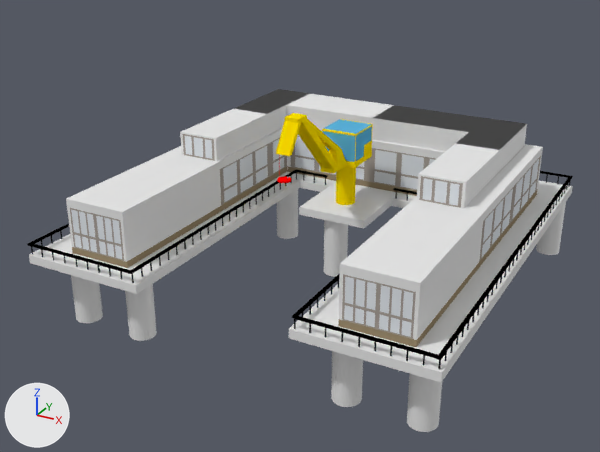
The Blender file image_source/blender/Port.blend as it was, and as the next commit left it.
Both versions are drawn from a 50 mm lens placed at (37.0, -51.9, 26.5), pointed at (8.1, 0.7, 0.2). The lights are fixed; the arrows at lower left show +X, +Y and +Z.

Script lines for the objects in view, before the commit:
```python
ob_cube = bpy.data.objects.new('Cube', me_cube)
ob_cube.location = (-3.99, 0.0, 0.38)
ob_cube.scale = (0.119, 0.2, 0.348)
ob_cube_001 = bpy.data.objects.new('Cube.001', me_cube_003)
ob_cube_001.location = (9.12, 3.26, -0.12)
ob_cube_001.scale = (15.8, 16.7, 0.337)
ob_cylinder = bpy.data.objects.new('Cylinder', me_cylinder_003)
ob_cylinder.location = (0.98, -10.61, -2.96)
ob_cylinder.scale = (1.0, 1.0, 2.72)
ob_cylinder_001 = bpy.data.objects.new('Cylinder.001', me_cylinder_005)
ob_cylinder_001.location = (17.78, -10.61, -2.96)
ob_cylinder_001.scale = (1.0, 1.0, 2.72)
ob_cylinder_004 = bpy.data.objects.new('Cylinder.004', me_cylinder_008)
ob_cylinder_004.location = (-4.21, -10.62, -2.96)
ob_cylinder_004.scale = (1.0, 1.0, 2.72)
ob_cylinder_005 = bpy.data.objects.new('Cylinder.005', me_cylinder_009)
ob_cylinder_005.location = (23.07, -10.61, -2.96)
ob_cylinder_005.scale = (1.0, 1.0, 2.72)
ob_cylinder_008 = bpy.data.objects.new('Cylinder.008', me_cylinder_012)
ob_cylinder_008.location = (8.89, 5.49, -2.96)
ob_cylinder_008.scale = (1.0, 1.0, 2.72)
ob_cylinder_131 = bpy.data.objects.new('Cylinder.131', me_cylinder_135)
ob_cylinder_131.location = (10.69, 19.7, 0.6)
ob_cylinder_131.scale = (0.05, 0.05, 0.477)
# also in view: 'Cylinder.002' at (23.8, 18.4, -3.0); 'Cylinder.010' at (9.0, 2.4, 4.7); 'Cylinder.006' at (1.5, 10.2, -3.0)
```
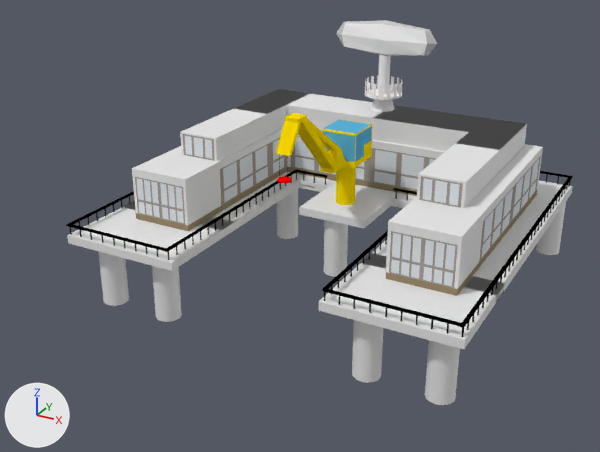
The newer file is also rescaled (x0.966), turned or shifted as a whole; pictures and numbers use the older file's frame.

Where the change shows, as pixel boxes (x1, y1, x2, y2) in the pictures (600 x 452 px; the box of a moved part takes in the faces that stretch with it):
'Cube', reshaped (14% narrower, 20% shorter)
    before: (66, 89, 543, 347)
    after: (132, 89, 543, 296)
'Cube.001', reshaped (7% narrower, 16% shorter)
    before: (29, 172, 573, 382)
    after: (67, 172, 573, 349)
'Cylinder.131', reshaped (7% narrower, 16% shorter)
    before: (27, 170, 573, 370)
    after: (66, 170, 573, 337)
'Cylinder.005', moved
    before: (407, 374, 442, 432)
    after: (425, 340, 460, 405)
'Cylinder.001', moved
    before: (331, 351, 363, 407)
    after: (352, 320, 383, 382)
'Cube.002', added
    after: (336, 20, 437, 56)
'Cylinder', moved
    before: (125, 284, 157, 341)
    after: (152, 266, 182, 322)
'Cylinder.004', moved
    before: (71, 275, 103, 323)
    after: (98, 251, 129, 306)
'Cylinder.009', added
    after: (365, 54, 403, 112)
part 1 of me_cylinder_135, moved or reshaped
    before: (28, 243, 131, 273)
    after: (67, 224, 168, 251)
part 2 of me_cylinder_135, moved or reshaped
    before: (295, 316, 438, 358)
    after: (325, 289, 461, 326)
part 3 of me_cylinder_135, moved or reshaped
    before: (292, 273, 340, 329)
    after: (322, 230, 388, 301)
part 4 of me_cylinder_135, moved or reshaped
    before: (437, 176, 573, 370)
    after: (460, 176, 573, 337)
part 5 of me_cylinder_135, moved or reshaped
    before: (27, 223, 69, 254)
    after: (66, 191, 134, 234)
part 6 of me_cylinder_135, moved or reshaped
    before: (128, 170, 297, 274)
    after: (164, 170, 297, 252)
part 7 of me_cube_003, moved or reshaped
    before: (289, 284, 496, 382)
    after: (319, 253, 505, 349)
part 8 of me_cube_003, moved or reshaped
    before: (29, 181, 300, 294)
    after: (67, 181, 300, 271)
part 9 of me_cube_003, moved or reshaped
    before: (136, 183, 314, 294)
    after: (171, 183, 314, 271)
part 10 of me_cube, moved or reshaped
    before: (338, 199, 484, 347)
    after: (386, 199, 484, 296)
part 11 of me_cube, moved or reshaped
    before: (66, 152, 221, 268)
    after: (132, 152, 221, 231)

The change, as a list of edits to the scene's bpy script:
```text
Change me_cylinder_135:
    used by ob_cylinder_131; location = (10.69, 19.7, 0.6); scale = (0.05, 0.05, 0.477)
    remove me_cylinder_135.from_pydata(...)  # 11160 vertices, 16182 faces; spans x -348.0..282.0, y -663.0..7.0, z -1.0..1.0
    add me_cylinder_135.from_pydata(...)  # 11160 vertices, 16182 faces; spans x -348.0..282.0, y -583.0..7.0, z -1.0..1.0
    me_cylinder_135 part 1: the loose piece of 8 vertices spanning x -346.0..-160.0, y -663.0..-658.0, z 1.0 is moved by (0.0, 80.0, 0.0)
    me_cylinder_135 part 2: the loose piece of 8 vertices spanning x 95.0..276.0, y -662.0..-657.0, z 1.0 is moved by (0.0, 80.0, 0.0)
    me_cylinder_135 part 3: 598 of the vertices in x 90.0..95.0, y -660.0..-497.0, z -1.0..1.0 are moved by (0.0, 80.0, 0.0)
    me_cylinder_135 part 4: all 598 vertices in x 277.0..282.0, y -663.0..-497.0, z -1.0..1.0 are moved by (0.0, 80.0, 0.0)
    me_cylinder_135 part 5: 598 of the vertices in x -348.0..-343.0, y -663.0..-497.0, z -1.0..1.0 are moved by (0.0, 80.0, 0.0)
    me_cylinder_135 part 6: 4 of 11160 vertices moved; they spanned x -162.0..-157.0, y -663.0, z 1.0 and now span x -162.0..-157.0, y -583.0, z 1.0; mean shift (0.0, 80.0, 0.0); largest move (-157.0, -663.0, 1.0) -> (-157.0, -583.0, 1.0)
Change me_cube_003:
    where me_cube_003.from_pydata(...)  # 1454 vertices, 1414 faces; spans x -1.0..1.0, y -1.0..1.0, z -1.0..1.0
    used by ob_cube_001; location = (9.12, 3.26, -0.12); scale = (15.8, 16.7, 0.337)
    me_cube_003 part 7: all 210 vertices in x 0.37..1.0, y -1.0..-0.5, z -1.0..1.0 are moved by (0.0, 0.24, 0.0)
    me_cube_003 part 8: all 210 vertices in x -1.0..-0.37, y -1.0..-0.5, z -1.0..1.0 are moved by (0.0, 0.24, 0.0)
    me_cube_003 part 9: the 1 vertex in x -0.37, y 0.38, z 0.0 is moved by (0.0, 0.24, 0.0)
Change me_cube:
    where me_cube.from_pydata(...)  # 5035 vertices, 4213 faces; spans x -1.0..224.0, y -58.0..89.0, z -1.0..17.0
    used by ob_cube; location = (-3.99, 0.0, 0.38); scale = (0.119, 0.2, 0.348)
    me_cube part 10: all 633 vertices in x 181.0..224.0, y -58.0, z -1.0..12.0 are moved by (0.0, 36.0, 0.0)
    me_cube part 11: all 633 vertices in x -1.0..42.0, y -58.0, z -1.0..12.0 are moved by (0.0, 36.0, 0.0)
Change ob_cylinder_005:
    ob_cylinder_005.location: (23.07, -10.61, -2.96) -> (23.07, -7.47, -2.96)
Change ob_cylinder_004:
    ob_cylinder_004.location: (-4.21, -10.62, -2.96) -> (-4.21, -7.48, -2.96)
Change ob_cylinder_001:
    ob_cylinder_001.location: (17.78, -10.61, -2.96) -> (17.78, -7.47, -2.96)
Change ob_cylinder:
    ob_cylinder.location: (0.98, -10.61, -2.96) -> (0.98, -7.47, -2.96)
Add ob_cylinder_009:
    ob_cylinder_009 = bpy.data.objects.new('Cylinder.009', me_cylinder_001)  # 322 vertices, 416 faces; spans x -2.52..2.52, y -2.52..2.52, z -1.0..6.57; in mat_material_009 (white #fefbfb)
    ob_cylinder_009.location = (8.83, 14.53, 6.96)
    ob_cylinder_009.scale = (0.646, 0.646, 0.646)
Add ob_cube_002:
    ob_cube_002 = bpy.data.objects.new('Cube.002', me_cube_001)  # 26 vertices, 24 faces; spans x -0.91..0.91, y -0.64..1.73, z -1.22..1.22; in mat_material_005 (light grey #cccbcb), mat_material_008 (white #ffffff)
    ob_cube_002.location = (8.82, 14.5, 12.61)
    ob_cube_002.rotation_euler = (0.0, 0.0, -3.142)  # degrees (0, 0, -180)
    ob_cube_002.scale = (5.13, 0.454, 1.23)
```
